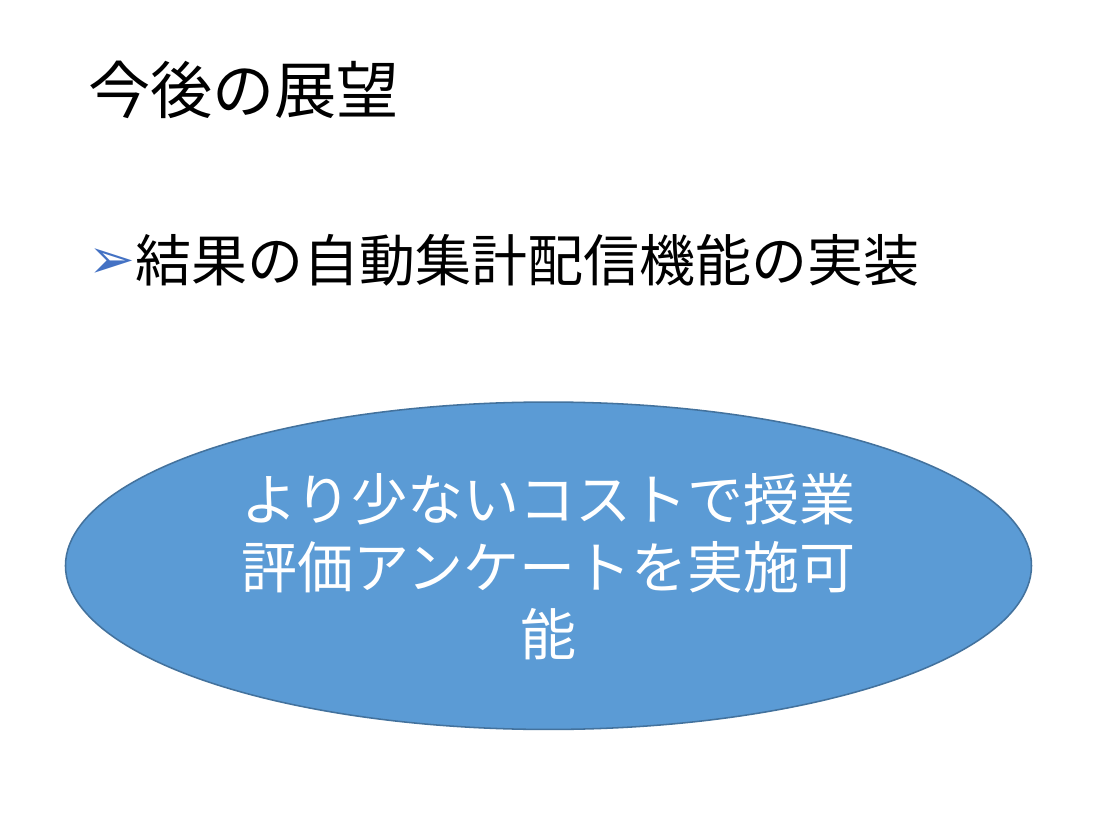
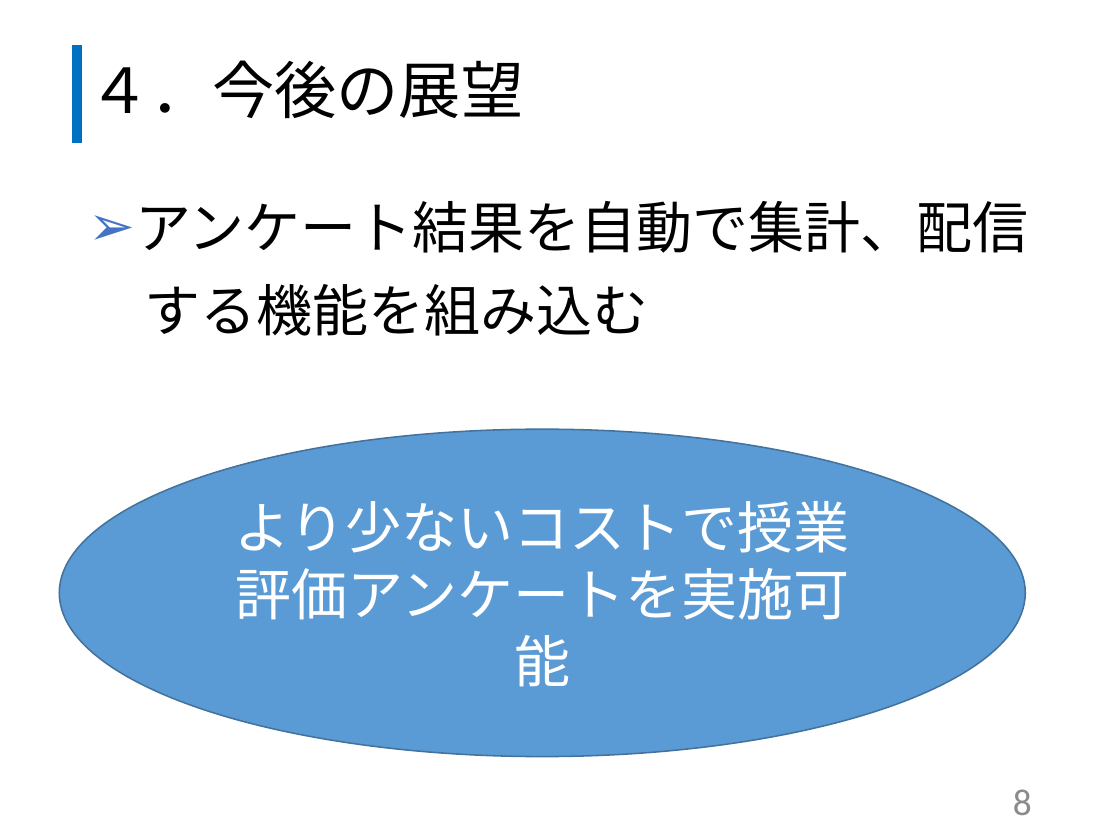
Before and after one commit to kazuwo/kosen-graduation-thesis, a slide deck: slide 9 of 卒業研究発表スライド.pptx (slide 7 before the commit). Drawn at 1120x840 pixels with LibreOffice and Linux fonts; fonts in the diff are those of the drawing. Boxes give left, top, right and bottom in pixels: in the first picture for what was removed or moved away, otherwise in the second. Text is boxed around its words. In the diff, an @@ line names an element or a change of style, - is before the commit and + after.

```diff
--- a/卒業研究発表スライド.pptx
+++ b/卒業研究発表スライド.pptx
@@ line added from (77, 142) to (77, 45), #0070C0 6 pt @@
@@ title at (88,60,523,118): text changed @@
-今後の展望
+４．今後の展望
@@ text at (135,201,1029,336): text changed @@
-➢ 結果の自動集計配信機能の実装
+➢ アンケート結果を自動で集計、配信
+する機能を組み込む
@@ ellipse "より少ないコストで授業評価アンケートを実施可能": place and size @@
-ellipse "より少ないコストで授業評価アンケートを実施可能" at (65,402,1030,729)
+ellipse "より少ないコストで授業評価アンケートを実施可能" at (59,429,1025,756)
@@ page number added at (1013,789,1032,815), 24 pt, text #8C8C8C @@
+8
```
Also in this commit, not shown: 13 other slides changed, 4 slides added, 2 slides removed, 1 other file.
